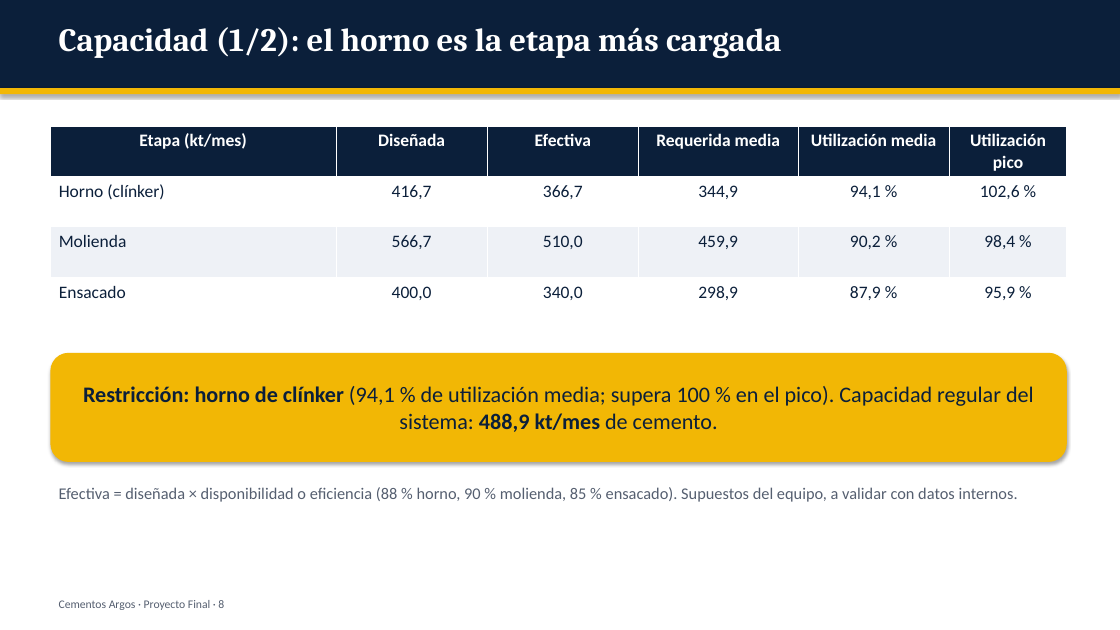
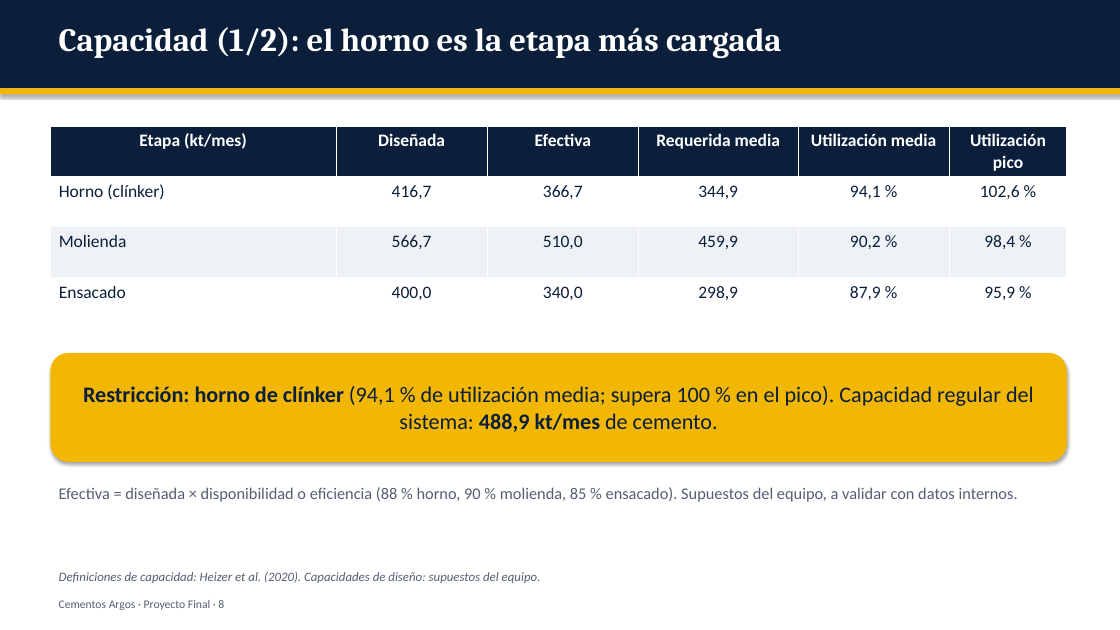
Before and after one commit to mauxysalcedo/mauxysalcedo.github.io, a slide deck: slide 8 of proyecto_final/Presentacion_Proyecto_Final_Argos.pptx. Drawn at 1120x630 pixels with LibreOffice and Linux fonts; fonts in the diff are those of the drawing. Boxes give left, top, right and bottom in pixels: in the first picture for what was removed or moved away, otherwise in the second. Text is boxed around its words. In the diff, an @@ line names an element or a change of style, - is before the commit and + after.

```diff
--- a/proyecto_final/Presentacion_Proyecto_Final_Argos.pptx
+++ b/proyecto_final/Presentacion_Proyecto_Final_Argos.pptx
@@ text added at (x1=59, y1=572, x2=541, y2=583), 11 pt, text #555F70, italic @@
+Definiciones de capacidad: Heizer et al. (2020). Capacidades de diseño: supuestos del equipo.
```
Also in this commit, not shown: 5 other slides changed, 1 slide added, 5 other files.
